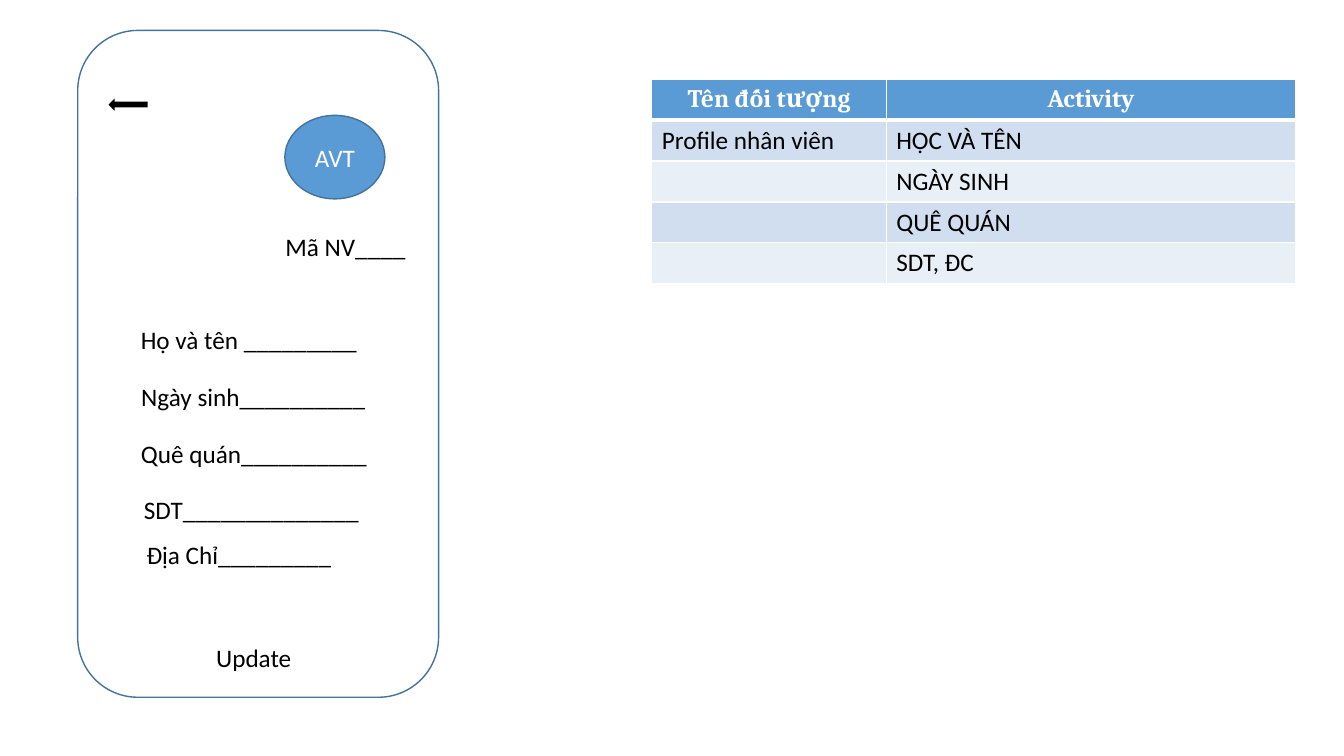
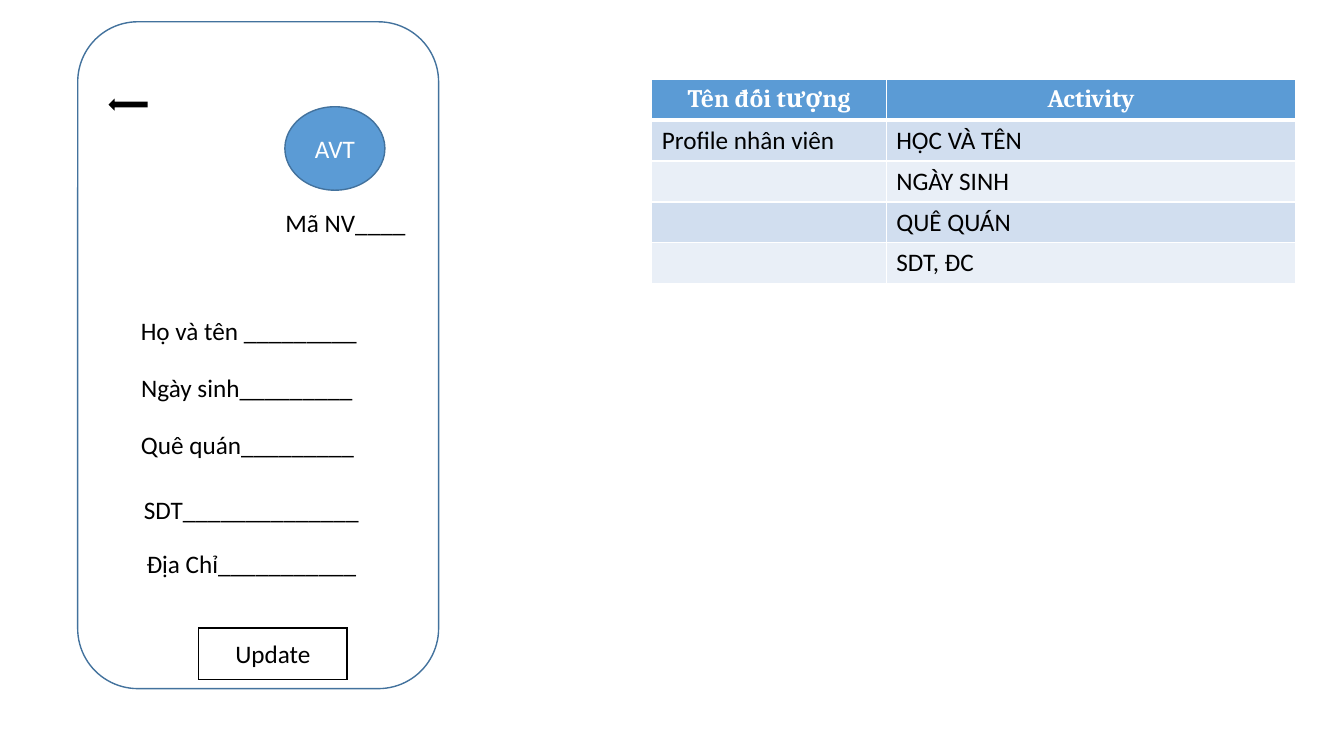
Before and after one commit to hanhlt99/Shima---Shift-Manager, a slide deck: slide 1 of UI/Tien_Profile(Both).pptx. Drawn at 1344x756 pixels with LibreOffice and Linux fonts; fonts in the diff are those of the drawing. Boxes give left, top, right and bottom in pixels: in the first picture for what was removed or moved away, otherwise in the second. Text is boxed around its words. In the diff, an @@ line names an element or a change of style, - is before the commit and + after.

```diff
--- a/UI/Tien_Profile(Both).pptx
+++ b/UI/Tien_Profile(Both).pptx
@@ text "Mã NV____": place and size @@
-text "Mã NV____" at [285,239,406,260]
+text "Mã NV____" at [285,215,406,236]
@@ 1 rounded rectangle, 1 ellipse, 1 text: place and size @@
-1 rounded rectangle, 1 ellipse, 1 text at [78,30,439,698]
+1 rounded rectangle, 1 ellipse, 1 text at [78,22,439,690]
@@ text at [141,379,352,402]: text changed @@
-Ngày sinh__________
+Ngày sinh_________
@@ text at [141,436,354,458]: text changed @@
-Quê quán__________
+Quê quán_________
@@ text at [147,555,356,578]: text changed @@
-Địa Chỉ_________
+Địa Chỉ___________
@@ rectangle "Update": place and size @@
-rectangle "Update" at [216,649,291,671]
+rectangle "Update" at [199,628,347,680]
@@ rectangle "Update" at [199,628,347,680]: alignment left to centre; vertical alignment top to middle; fill none to #FFFFFF; outline none to #000000 1 pt @@
```
Also in this commit, not shown: 1 other slide changed.
